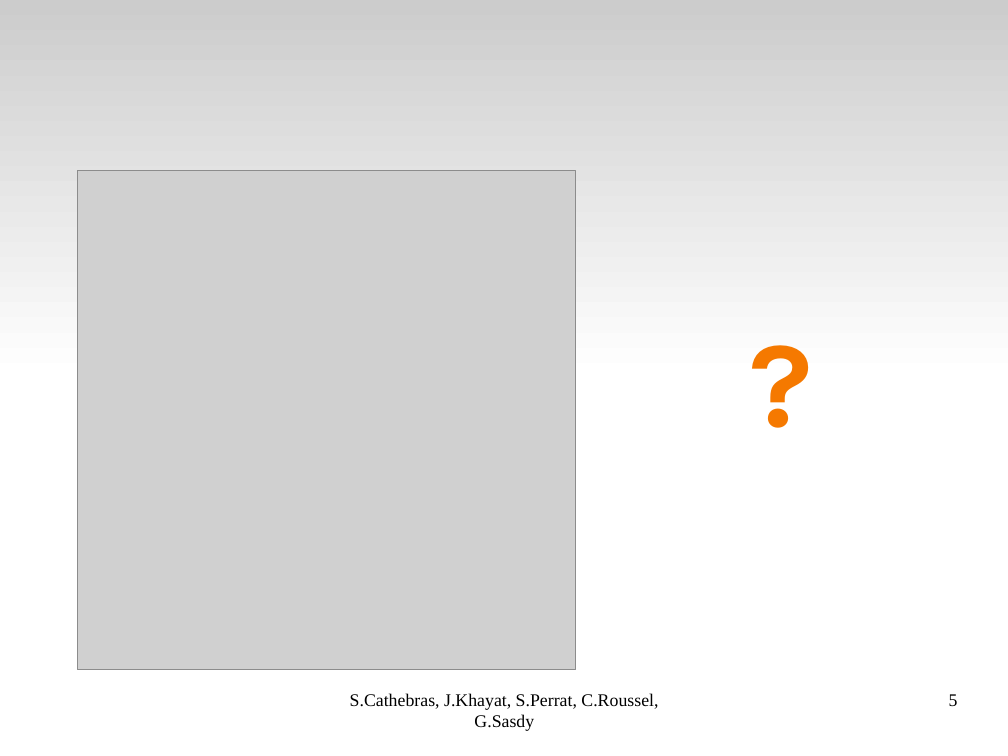
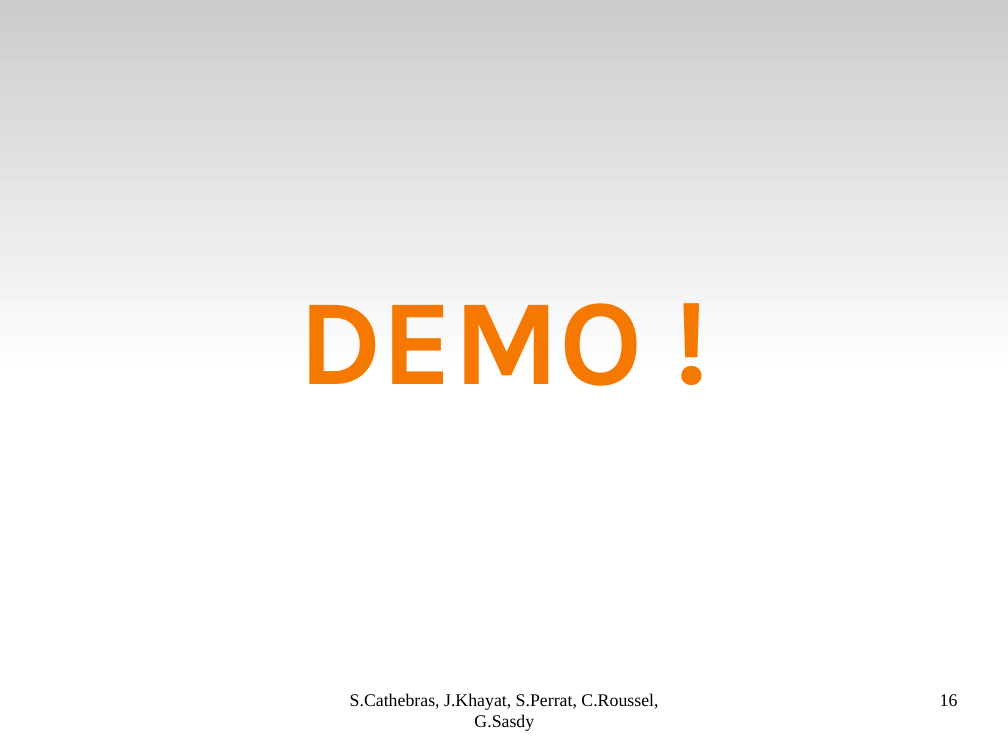
Before and after one commit to Darktrop/git-mediawiki-ensimag, a slide deck: slide 16 of sheme/presoutenance/Bilan.odp (slide 5 before the commit). Drawn at 1008x756 pixels with LibreOffice and Linux fonts; fonts in the diff are those of the drawing; grey boxes stand for pictures. Boxes give left, top, right and bottom in pixels: in the first picture for what was removed or moved away, otherwise in the second. Text is boxed around its words. In the diff, an @@ line names an element or a change of style, - is before the commit and + after.

```diff
--- a/sheme/presoutenance/Bilan.odp
+++ b/sheme/presoutenance/Bilan.odp
@@ picture removed at [77,171,576,670] @@
@@ title removed at [598,216,966,540] @@
-?
@@ title added at [298,303,643,386], 96 pt, text #F57900, bold @@
+DEMO !
@@ page number at [940,694,958,706]: text changed @@
-5
+16
```
Also in this commit, not shown: 4 other slides changed, 7 slides added.
